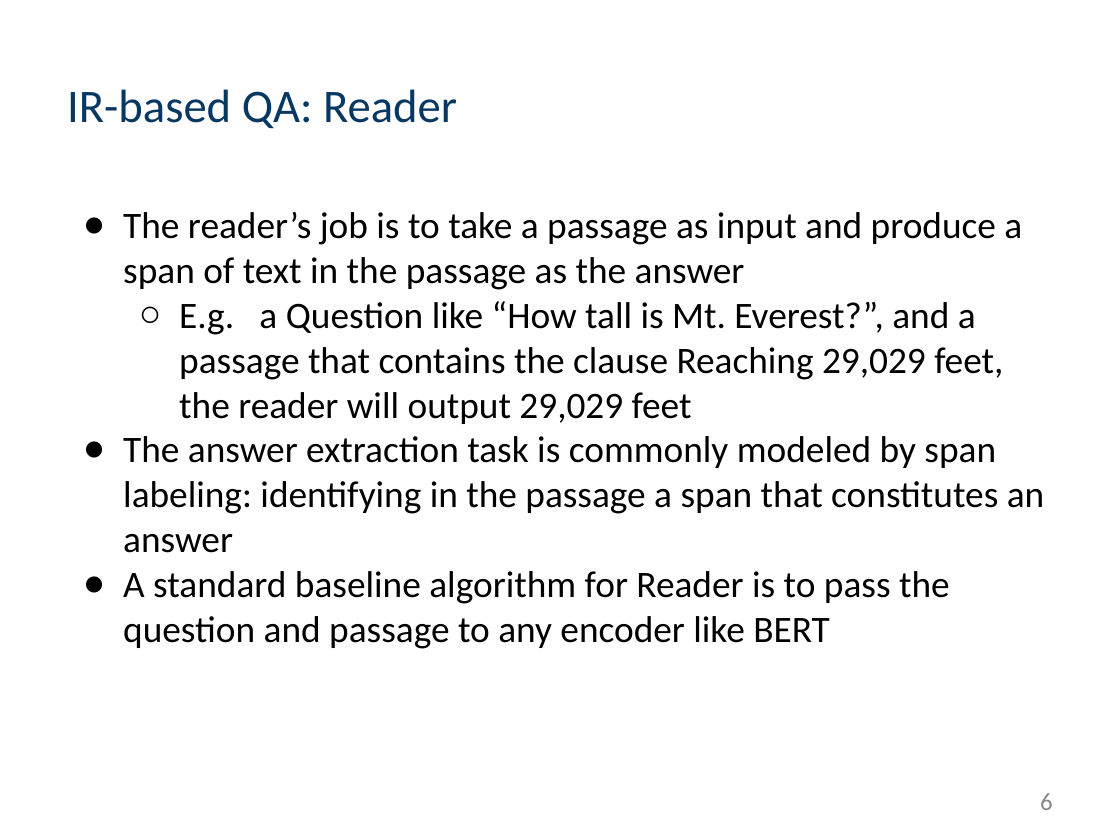
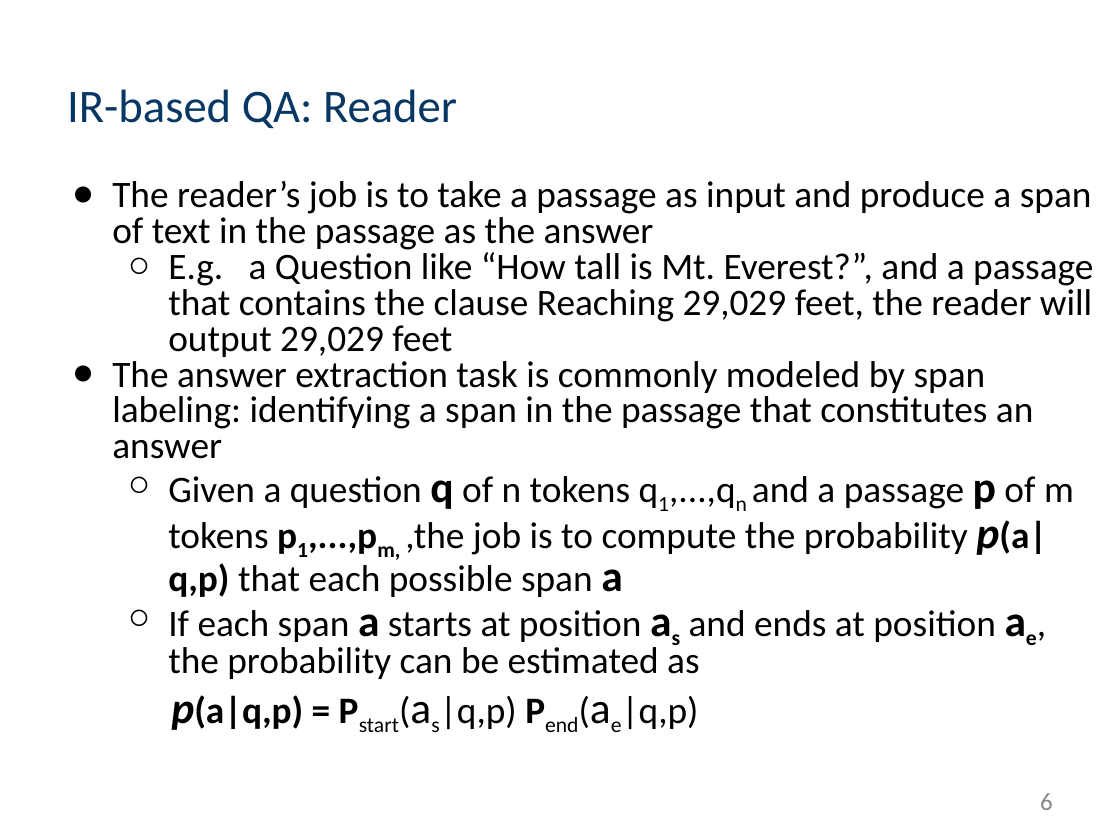
Before and after one commit to muyun/dev.nllp, a slide deck: slide 6 of docs/question-answering-draft.pptx. Drawn at 1120x840 pixels with LibreOffice and Linux fonts; fonts in the diff are those of the drawing. Boxes give left, top, right and bottom in pixels: in the first picture for what was removed or moved away, otherwise in the second. Text is boxed around its words. In the diff, an @@ line names an element or a change of style, - is before the commit and + after.

```diff
--- a/docs/question-answering-draft.pptx
+++ b/docs/question-answering-draft.pptx
@@ text "The reader’s job is to ...": place and size @@
-text "The reader’s job is to ..." at box(123, 212, 1044, 649)
+text "The reader’s job is to ..." at box(112, 181, 1093, 730)
@@ text at box(112, 181, 1093, 357): line spacing 1 to 0.8 @@
@@ text at box(112, 356, 1074, 730): text changed @@
-● The answer extraction task is commonly modeled by span labeling: identifying in the passage a span that constitutes an answer
-● A standard baseline algorithm for Reader is to pass the question and passage to any encoder like BERT
+● The answer extraction task is commonly modeled by span labeling: identifying a span in the passage that constitutes an answer
+  ○ Given a question q of n tokens q1,...,qn and a passage p of m tokens p1,...,pm, ,the job is to compute the probability p(a|q,p) that each possible span a
+  ○ If each span a starts at position as and ends at position ae, the probability can be estimated as
+p(a|q,p) = Pstart(as|q,p) Pend(ae|q,p)
```
Also in this commit, not shown: 1 other slide changed, 7 slides added, 1 slide removed, 5 other files.
